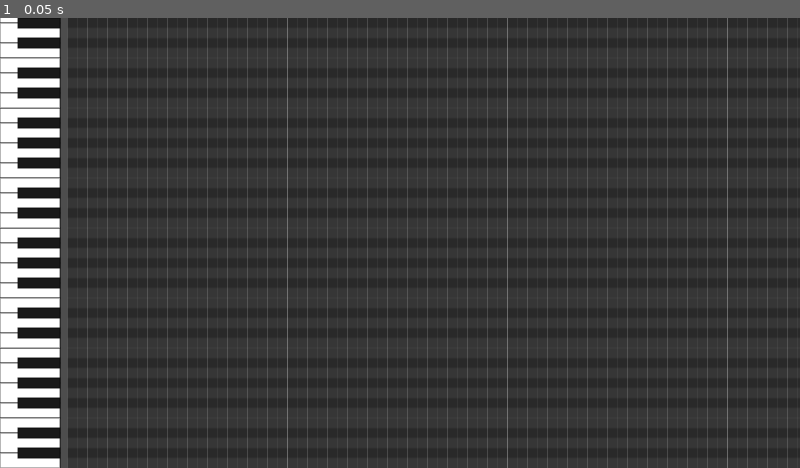
Above: before the commit, frame 1.
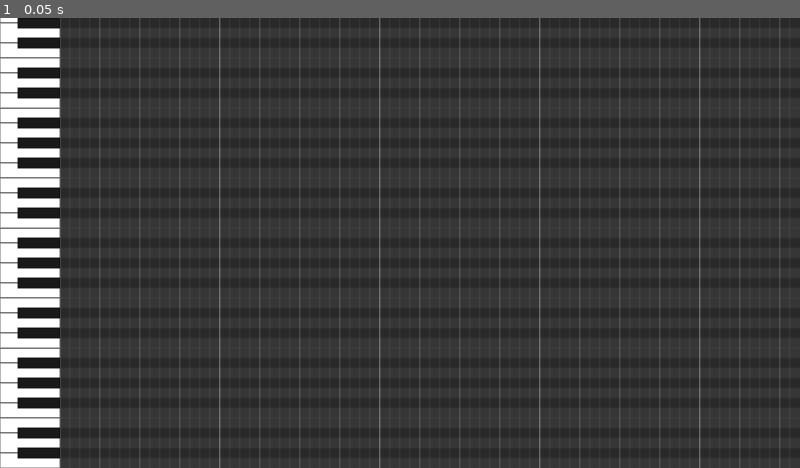
Above: after the commit, the same moment.

Repository: molor824/Synthoza
Game: Godot game, scene res://main.tscn
Same seed, same stepped clock (60 frames per second), same inputs: the game is played once before the commit and once after it.
Inputs:
- Up to frame 1 (0.05 s): no input

The runs differ from the first frame. In frame 1, 7.9% of the frame differs, in the area x 7-99%, y 0-100%.

Commit message:
Remove HSplitCOntainer and replace with HBoxContainer

Diff:
--- a/synthoza-editor/main.tscn
+++ b/synthoza-editor/main.tscn
@@ -12,5 +12,3 @@
 
 [node name="PianoRoll" parent="." unique_id=235370985 instance=ExtResource("1_ig7tw")]
 layout_mode = 1
-_note_value = 8
-_notes = 11
--- a/synthoza-editor/scenes/piano_roll/piano_roll.tscn
+++ b/synthoza-editor/scenes/piano_roll/piano_roll.tscn
@@ -17,7 +17,7 @@
 script = ExtResource("1_crors")
 metadata/_custom_type_script = "uid://c4uh7lpq1mtey"
 
-[node name="HSplitContainer" type="HSplitContainer" parent="." unique_id=1405871536]
+[node name="HSplitContainer" type="HBoxContainer" parent="." unique_id=1509091947]
 layout_mode = 1
 anchors_preset = 15
 anchor_right = 1.0
@@ -27,8 +27,10 @@
 size_flags_horizontal = 3
 size_flags_vertical = 3
 focus_behavior_recursive = 1
+theme_override_constants/separation = 0
 
 [node name="Piano" type="Control" parent="HSplitContainer" unique_id=259279416 node_paths=PackedStringArray("_piano_roll")]
+clip_contents = true
 custom_minimum_size = Vector2(96, 0)
 layout_mode = 2
 size_flags_vertical = 3
@@ -38,7 +40,6 @@
 metadata/_custom_type_script = "uid://b8v5fkans1t00"
 
 [node name="Roll" type="Panel" parent="HSplitContainer" unique_id=336352109]
-clip_contents = true
 layout_mode = 2
 size_flags_horizontal = 3
 size_flags_vertical = 3
@@ -46,6 +47,7 @@
 theme_override_styles/panel = SubResource("StyleBoxFlat_73ve1")
 
 [node name="NoteGrid" type="Control" parent="HSplitContainer/Roll" unique_id=1396916900 node_paths=PackedStringArray("_piano_roll")]
+clip_contents = true
 layout_mode = 1
 anchors_preset = 15
 anchor_right = 1.0
